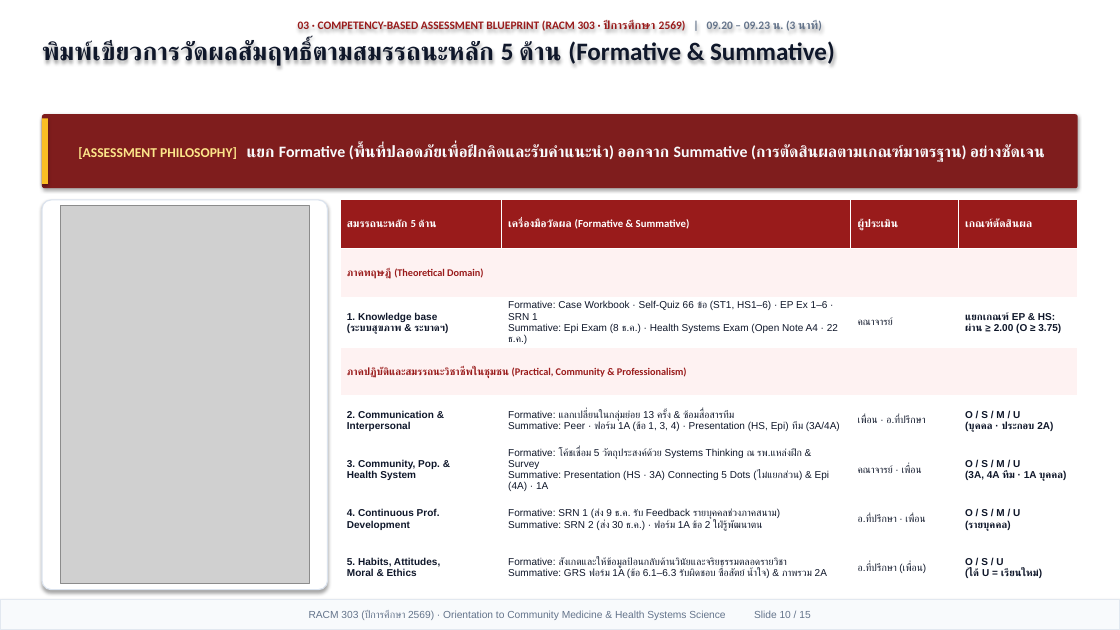
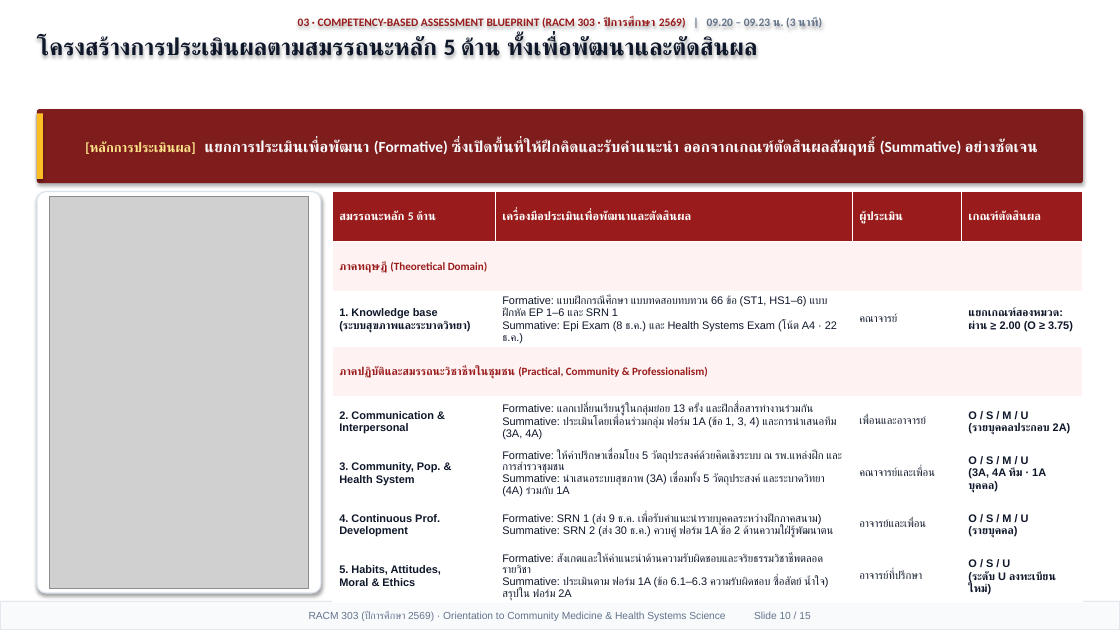
Before and after one commit to smartwoo/racm303-2569-faculty-member, a slide deck: slide 10 of exports/pptx/RACM303_2569_Orientation_Slides.pptx. Drawn at 1120x630 pixels with LibreOffice and Linux fonts; fonts in the diff are those of the drawing; grey boxes stand for pictures. Boxes give left, top, right and bottom in pixels: in the first picture for what was removed or moved away, otherwise in the second. Text is boxed around its words. In the diff, an @@ line names an element or a change of style, - is before the commit and + after.

```diff
--- a/exports/pptx/RACM303_2569_Orientation_Slides.pptx
+++ b/exports/pptx/RACM303_2569_Orientation_Slides.pptx
@@ text at (x1=37, y1=36, x2=757, y2=56): text changed; size 21.5 to 20.2 pt @@
-พิมพ์เขียวการวัดผลสัมฤทธิ์ตามสมรรถนะหลัก 5 ด้าน (Formative & Summative)
+โครงสร้างการประเมินผลตามสมรรถนะหลัก 5 ด้าน ทั้งเพื่อพัฒนาและตัดสินผล
@@ rectangle moved from (x1=42, y1=118, x2=48, y2=184) to (x1=37, y1=113, x2=43, y2=179) @@
@@ rounded rectangle "[หลักการประเมินผล] แยกการประเมินเพื่อพัฒนา (Formative) ซึ่งเ ..." resized from (x1=42, y1=114, x2=1078, y2=188) to (x1=37, y1=109, x2=1083, y2=183) @@
@@ text in rounded rectangle at (x1=85, y1=139, x2=1038, y2=156): text changed; size 13.6 to 13.2 pt @@
-[ASSESSMENT PHILOSOPHY] แยก Formative (พื้นที่ปลอดภัยเพื่อฝึกคิดและรับคำแนะนำ) ออกจาก Summative (การตัดสินผลตามเกณฑ์มาตรฐาน) อย่างชัดเจน
+[หลักการประเมินผล] แยกการประเมินเพื่อพัฒนา (Formative) ซึ่งเปิดพื้นที่ให้ฝึกคิดและรับคำแนะนำ ออกจากเกณฑ์ตัดสินผลสัมฤทธิ์ (Summative) อย่างชัดเจน
@@ rounded rectangle resized from (x1=42, y1=200, x2=328, y2=590) to (x1=37, y1=192, x2=321, y2=593) @@
@@ picture resized from (x1=60, y1=206, x2=310, y2=584) to (x1=50, y1=197, x2=308, y2=588) @@
@@ table at (x1=333, y1=192, x2=1083, y2=604) @@
-row 1, column 2: เครื่องมือวัดผล (Formative & Summative)
+row 1, column 2: เครื่องมือประเมินเพื่อพัฒนาและตัดสินผล
-row 3: 1. Knowledge base (ระบบสุขภาพ & ระบาดฯ) | Formative: Case Workbook · Self-Quiz 66 ข้อ (ST1, HS1–6) · EP Ex 1–6 · SRN 1 Summative: Epi Exam (8 ธ.ค.) · Health Systems Exam (Open Note A4 · 22 ธ.ค.) | คณาจารย์ | แยกเกณฑ์ EP & HS: ผ่าน ≥ 2.00 (O ≥ 3.75)
+row 3: 1. Knowledge base (ระบบสุขภาพและระบาดวิทยา) | Formative: แบบฝึกกรณีศึกษา แบบทดสอบทบทวน 66 ข้อ (ST1, HS1–6) แบบฝึกหัด EP 1–6 และ SRN 1 Summative: Epi Exam (8 ธ.ค.) และ Health Systems Exam (โน้ต A4 · 22 ธ.ค.) | คณาจารย์ | แยกเกณฑ์สองหมวด: ผ่าน ≥ 2.00 (O ≥ 3.75)
-row 5: 2. Communication & Interpersonal | Formative: แลกเปลี่ยนในกลุ่มย่อย 13 ครั้ง & ซ้อมสื่อสารทีม Summative: Peer · ฟอร์ม 1A (ข้อ 1, 3, 4) · Presentation (HS, Epi) ทีม (3A/4A) | เพื่อน · อ.ที่ปรึกษา | O / S / M / U (บุคคล · ประกอบ 2A)
+row 5: 2. Communication & Interpersonal | Formative: แลกเปลี่ยนเรียนรู้ในกลุ่มย่อย 13 ครั้ง และฝึกสื่อสารทำงานร่วมกัน Summative: ประเมินโดยเพื่อนร่วมกลุ่ม ฟอร์ม 1A (ข้อ 1, 3, 4) และการนำเสนอทีม (3A, 4A) | เพื่อนและอาจารย์ | O / S / M / U (รายบุคคลประกอบ 2A)
-row 6, column 2: Formative: โค้ชเชื่อม 5 วัตถุประสงค์ด้วย Systems Thinking ณ รพ.แหล่งฝึก & Survey Summative: Presentation (HS · 3A) Connecting 5 Dots (ไม่แยกส่วน) & Epi (4A) · 1A
+row 6, column 2: Formative: ให้คำปรึกษาเชื่อมโยง 5 วัตถุประสงค์ด้วยคิดเชิงระบบ ณ รพ.แหล่งฝึก และการสำรวจชุมชน Summative: นำเสนอระบบสุขภาพ (3A) เชื่อมทั้ง 5 วัตถุประสงค์ และระบาดวิทยา (4A) ร่วมกับ 1A
-row 6, column 3: คณาจารย์ · เพื่อน
+row 6, column 3: คณาจารย์และเพื่อน
-row 7, column 2: Formative: SRN 1 (ส่ง 9 ธ.ค. รับ Feedback รายบุคคลช่วงภาคสนาม) Summative: SRN 2 (ส่ง 30 ธ.ค.) · ฟอร์ม 1A ข้อ 2 ใฝ่รู้พัฒนาตน
+row 7, column 2: Formative: SRN 1 (ส่ง 9 ธ.ค. เพื่อรับคำแนะนำรายบุคคลระหว่างฝึกภาคสนาม) Summative: SRN 2 (ส่ง 30 ธ.ค.) ควบคู่ ฟอร์ม 1A ข้อ 2 ด้านความใฝ่รู้พัฒนาตน
-row 7, column 3: อ.ที่ปรึกษา · เพื่อน
+row 7, column 3: อาจารย์และเพื่อน
-row 8: 5. Habits, Attitudes, Moral & Ethics | Formative: สังเกตและให้ข้อมูลป้อนกลับด้านวินัยและจริยธรรมตลอดรายวิชา Summative: GRS ฟอร์ม 1A (ข้อ 6.1–6.3 รับผิดชอบ ซื่อสัตย์ น้ำใจ) & ภาพรวม 2A | อ.ที่ปรึกษา (เพื่อน) | O / S / U (ได้ U = เรียนใหม่)
+row 8: 5. Habits, Attitudes, Moral & Ethics | Formative: สังเกตและให้คำแนะนำด้านความรับผิดชอบและจริยธรรมวิชาชีพตลอดรายวิชา Summative: ประเมินตาม ฟอร์ม 1A (ข้อ 6.1–6.3 ความรับผิดชอบ ซื่อสัตย์ น้ำใจ) สรุปใน ฟอร์ม 2A | อาจารย์ที่ปรึกษา | O / S / U (ระดับ U ลงทะเบียนใหม่)
@@ size 9.2 to 10 pt in "สมรรถนะหลัก 5 ด้าน", "ผู้ประเมิน", "เกณฑ์ตัดสินผล" @@
@@ size 8.8 to 9.5 pt in "ภาคทฤษฎี (Theoretical Domain)", "ภาคปฏิบัติและสมรรถนะวิชาชีพในชุมชน (Practical, Community & P ..." @@
@@ size 8.6 to 9.4 pt in "คณาจารย์", "2. Communication & Interpersonal", "3. Community, Pop. & Health System", "O / S / M / U ..." and 3 more places @@
@@ table resized from (x1=340, y1=200, x2=1078, y2=590) to (x1=333, y1=192, x2=1083, y2=604) @@
```
Also in this commit, not shown: 13 other slides changed, 1 slide added, 1 slide removed, 5 other files.
